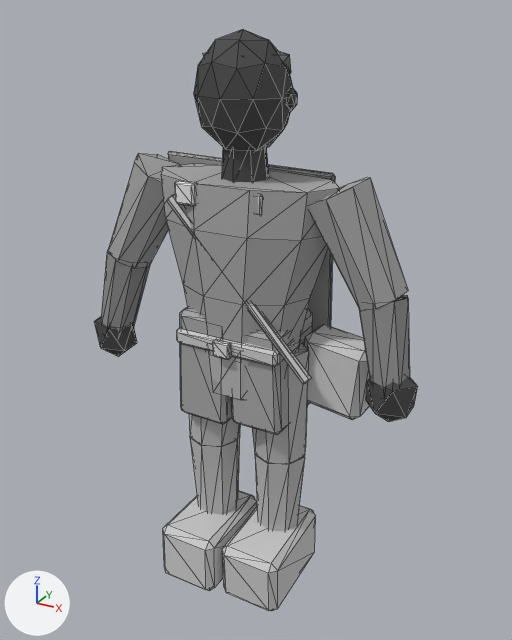
One commit to the glTF model assets/exports/npc/npc_wayfarer_v01.glb: the scene before it, then after it.
One viewpoint serves both versions: a 50 mm lens placed at (1.148, -2.017, 2.086), pointed at (0.022, 0.031, 1.062). The axes (+X, +Y, +Z) are drawn at lower left. The lights are the same throughout. The first picture is the older version. Mesh edges are drawn as thin lines. Vertices at exactly the same position are counted once.

Names of what the first picture shows: 'GEO_npc_wayfarer_v01'.
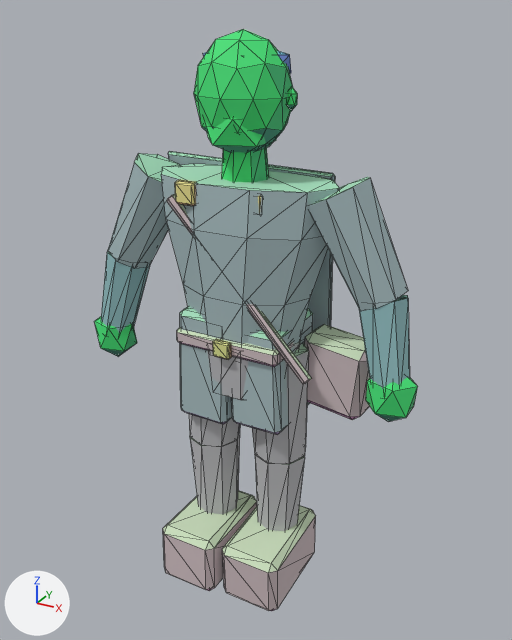
Where the change shows, as pixel boxes (x1, y1, x2, y2) in the pictures (512 x 640 px):
```json
{"part": 1, "of": "me_geo_npc_wayfarer_v01", "change": "added", "after": [204, 118, 276, 153], "on screen": "green"}
{"part": 2, "of": "me_geo_npc_wayfarer_v01", "change": "recoloured", "before": [94, 29, 418, 611], "after": [94, 29, 418, 611]}
```

Edits to the scene script, one JSON object a line:
```json
{"block": "me_geo_npc_wayfarer_v01", "where": "# used by ob_geo_npc_wayfarer_v01; location = (0.0, 0.0, 0.0)"}
{"op": "remove", "block": "me_geo_npc_wayfarer_v01", "code": "me_geo_npc_wayfarer_v01.from_pydata(...)  # 562 vertices, 1012 faces; spans x -0.64..0.64, y -0.27..0.26, z -0.01..2.03"}
{"op": "add", "block": "me_geo_npc_wayfarer_v01", "code": "me_geo_npc_wayfarer_v01.from_pydata(...)  # 574 vertices, 1032 faces; spans x -0.64..0.64, y -0.27..0.26, z -0.01..2.03"}
{"block": "me_geo_npc_wayfarer_v01", "change": "me_geo_npc_wayfarer_v01 part 1: a new loose piece, an icosphere of 20 faces spanning x -0.12..0.12, y -0.14..0.07, z 1.65..1.83, in mat_mat_npc_indexed"}
{"block": "me_geo_npc_wayfarer_v01", "change": "me_geo_npc_wayfarer_v01 part 2: 1012 kept faces spanning x -0.64..0.64, y -0.27..0.26, z -0.01..2.03 get new vertex colours"}
```
